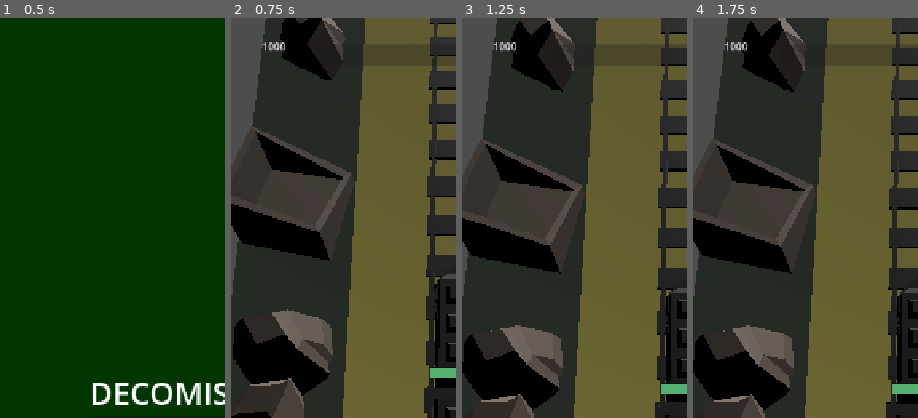
Above: before the commit, frames 1-4 (left to right).
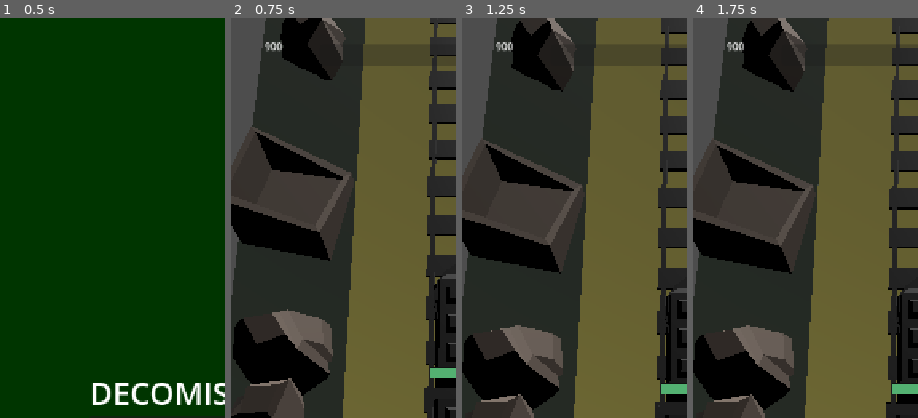
Above: after the commit, the same moments.

Repository: GabrielSiras/Decomissioners
Game: Godot game, scene res://scenes/UI-UX/UI/MENUs/MainMenu.tscn
The game is run twice, just before and just after one commit, with the same random seed, the same clock (stepped at 60 frames per second) and the same inputs.
Inputs:
- Up to frame 1 (0.5 s): no input
- Up to frame 2 (0.75 s): click "START" at 0.5 s
- Up to frame 3 (1.25 s): no input
- Up to frame 4 (1.75 s): click "Bombardment" at 1.25 s
The pictures show only the part of the screen within x 0-50%, y 0-50%; the shares and areas given below are measured in that part.

Frame 1 is identical in both runs. In frame 2, 0.2% of the frame differs, in the area x 14-24%, y 6-9%; in frame 3, 0.2%; in frame 4, 0.2%.

Commit message:
#82 FEAT: Adicionado quantidade máxima por Wagão do trem, adicionado perda de metais caso um vagão seja destruido.

Diff:
--- a/scripts/Managers/MetalManager.gd
+++ b/scripts/Managers/MetalManager.gd
@@ -1,22 +1,76 @@
 extends Node
 
 signal metal_changed(new_amount: int)
+signal metal_lost(amount: int)
+signal metal_overflow(amount: int)
 
-var total_metal: int = 1000:
-	set(value):
-		total_metal = value
-		metal_changed.emit(total_metal)
+var storages: Array[Node] = []
+
+var total_metal: int:
+	get: return get_metal()
+
+func register_storage(storage: Node) -> void:
+	if storage in storages:
+		return
+	storages.append(storage)
+	storage.tree_exiting.connect(_on_storage_exiting.bind(storage))
+	metal_changed.emit(get_metal())
+
+func _on_storage_exiting(storage: Node) -> void:
+	storages.erase(storage)
+	var lost: int = storage.stored_metal
+	storage.stored_metal = 0
+	if lost > 0:
+		metal_lost.emit(lost)
+	metal_changed.emit(get_metal())
+
+func get_metal() -> int:
+	var total := 0
+	for s in storages:
+		if is_instance_valid(s):
+			total += s.stored_metal
+	return total
+
+func get_total_capacity() -> int:
+	var cap := 0
+	for s in storages:
+		if is_instance_valid(s):
+			cap += s.metal_capacity
+	return cap
 
 func add_metal(amount: int) -> void:
-	total_metal += amount
-	metal_changed.emit(total_metal)
+	if amount <= 0:
+		return
+
+	var remaining := amount
+	for s in storages:
+		if remaining <= 0:
+			break
+		if not is_instance_valid(s):
+			continue
+		var free: int = s.metal_capacity - s.stored_metal
+		var put: int = min(free, remaining)
+		s.stored_metal += put
+		remaining -= put
+
+	if remaining > 0:
+		metal_overflow.emit(remaining)
+
+	metal_changed.emit(get_metal())
 
 func spend_metal(amount: int) -> bool:
-	if total_metal >= amount:
-		total_metal -= amount
-		metal_changed.emit(total_metal)
-		return true # Compra ok
-	return false # Sem metal
+	if get_metal() < amount:
+		return false
 
-func get_metal() -> int:
-	return total_metal
+	var remaining := amount
+	for s in storages:
+		if remaining <= 0:
+			break
+		if not is_instance_valid(s):
+			continue
+		var take: int = min(s.stored_metal, remaining)
+		s.stored_metal -= take
+		remaining -= take
+
+	metal_changed.emit(get_metal())
+	return true
--- a/scripts/Player/Train/Train.gd
+++ b/scripts/Player/Train/Train.gd
@@ -32,6 +32,11 @@
 
 @export_category("VFXs")
 @export var brake_vfx_scene: PackedScene
+
+@export_category("Metal Storage")
+@export var metal_capacity: int = 300
+@export var starting_metal: int = 300
+var stored_metal: int = 0
 
 var brake_vfx_cooldown_timer: float = 0.0
 var slots_status: Dictionary = {}
@@ -49,6 +54,8 @@
 
 
 func _ready() -> void:
+	stored_metal = min(starting_metal, metal_capacity)
+	MetalManager.register_storage(self)
 	add_to_group("wagons")
 	add_to_group("player_base")
 	add_to_group("player_targets")
--- a/scripts/Player/Wagon/Wagon.gd
+++ b/scripts/Player/Wagon/Wagon.gd
@@ -24,6 +24,11 @@
 @export var max_slots: int = 3
 @export var slot_z_offsets: Array[float] = [1.5, 0.0, -1.5]
 
+@export_category("Metal Storage")
+@export var metal_capacity: int = 300
+@export var starting_metal: int = 300
+var stored_metal: int = 0
+
 @onready var turret_slots_container: Node3D = $TurretSlots
 @export var bar_offset: Vector3 = Vector3(0, 1.5, 2)
 var camera: Camera3D
@@ -32,6 +37,9 @@
 var slots_status: Dictionary = {}
 
 func _ready() -> void:
+	stored_metal = min(starting_metal, metal_capacity)
+	MetalManager.register_storage(self)
+
 	add_to_group("wagons")
 	add_to_group("player_targets")
 
@@ -62,6 +70,15 @@
 
 func _process(_delta: float) -> void:
 	_update_bar_position()
+
+func _physics_process(delta: float) -> void:
+	if not is_instance_valid(target):
+		return
+
+	var target_pos = target.global_position + (target.global_transform.basis.z * follow_distance)
+
+	global_position = global_position.lerp(target_pos, follow_speed * delta)
+	global_basis = global_basis.slerp(target.global_basis, follow_speed * delta)
 
 func _update_bar_position() -> void:
 	var camera := get_viewport().get_camera_3d()
--- a/scripts/UI-UX/UI/HealthBar.gd
+++ b/scripts/UI-UX/UI/HealthBar.gd
@@ -9,10 +9,8 @@
 		var previous_health = health
 		health = new_val
 
-		# Atualiza a barra principal
 		self.value = health
 
-		# Obtém o damage_bar de forma segura caso o @onready ainda não tenha corrido
 		var d_bar = damage_bar if is_instance_valid(damage_bar) else get_node_or_null("DamageBar")
 
 		if health < previous_health:
